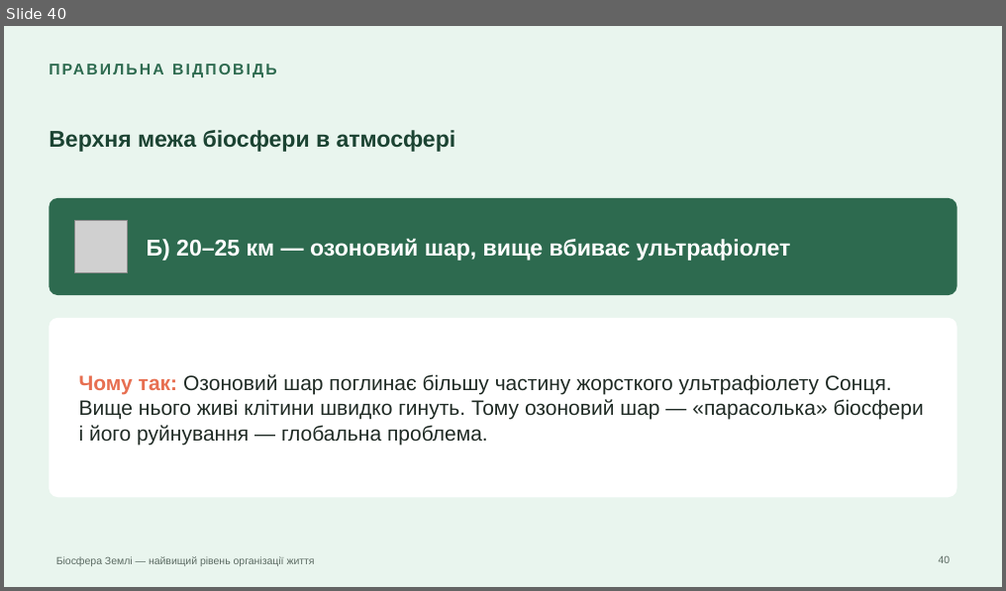
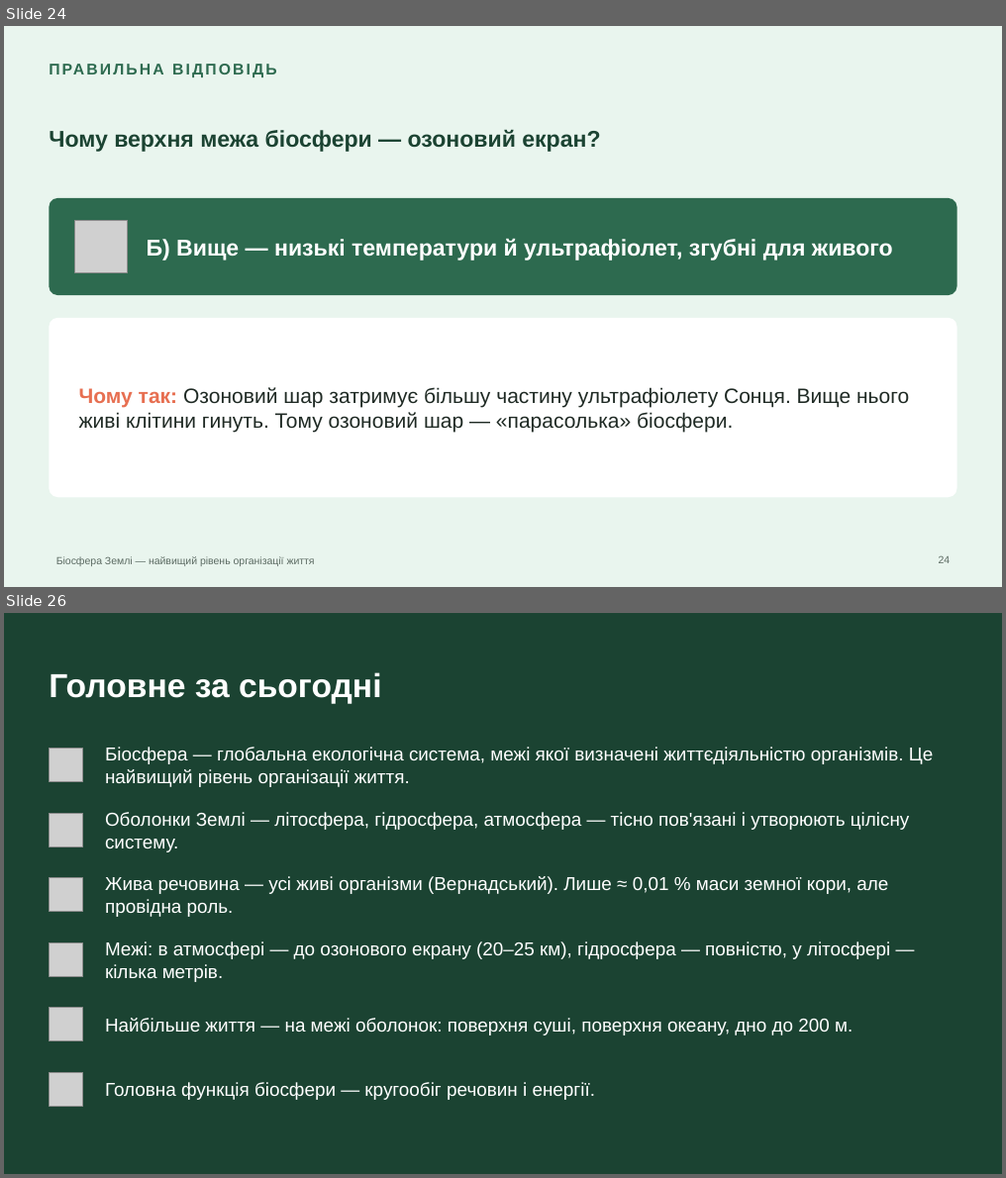
Before and after one commit to batalovatetyana-boop/-1, a slide deck: presentations/00_Біосфера_Землі.pptx. Shown one above the other, each under a label of ours: slide 40 before the commit, slides 24 and 26 after it; the slides between them are not shown. The pictures are 1006x591 and 1006x1178 pixels, drawn with LibreOffice and Linux fonts; fonts in the diff are those of the drawing; grey boxes stand for pictures. Boxes give left, top, right and bottom in pixels: in the first picture for what was removed or moved away, otherwise in the second. Text is boxed around its words. In the diff, an @@ line names an element or a change of style, - is before the commit and + after.

```diff
--- a/presentations/00_Біосфера_Землі.pptx
+++ b/presentations/00_Біосфера_Землі.pptx
@@ slide 26 added at [4, 613, 1002, 1174], background #1B4332 @@
@@ text added at [49, 672, 381, 704], 32 pt, text #FFFFFF, bold @@
+Головне за сьогодні
@@ picture added at [49, 749, 82, 782] @@
@@ text added at [105, 747, 933, 787], 18 pt, text #FFFFFF @@
+Біосфера — глобальна екологічна система, межі якої визначені життєдіяльністю організмів. Це найвищий рівень організації життя.
@@ picture added at [49, 813, 82, 847] @@
@@ text added at [105, 812, 910, 853], 18 pt, text #FFFFFF @@
+Оболонки Землі — літосфера, гідросфера, атмосфера — тісно пов'язані і утворюють цілісну систему.
@@ picture added at [49, 878, 82, 912] @@
@@ text added at [105, 876, 888, 917], 18 pt, text #FFFFFF @@
+Жива речовина — усі живі організми (Вернадський). Лише ≈ 0,01 % маси земної кори, але провідна роль.
@@ picture added at [49, 943, 82, 977] @@
@@ text added at [105, 942, 890, 982], 18 pt, text #FFFFFF @@
+Межі: в атмосфері — до озонового екрану (20–25 км), гідросфера — повністю, у літосфері — кілька метрів.
@@ picture added at [49, 1008, 82, 1042] @@
@@ text added at [105, 1018, 852, 1036], 18 pt, text #FFFFFF @@
+Найбільше життя — на межі оболонок: поверхня суші, поверхня океану, дно до 200 м.
@@ picture added at [49, 1072, 82, 1106] @@
@@ text added at [105, 1082, 596, 1100], 18 pt, text #FFFFFF @@
+Головна функція біосфери — кругообіг речовин і енергії.
@@ what was slide 40 is now slide 24 @@
@@ slide 24 changed as well @@
@@ text at [49, 130, 600, 152]: text changed @@
-Верхня межа біосфери в атмосфері
+Чому верхня межа біосфери — озоновий екран?
@@ text at [147, 239, 893, 261]: text changed @@
-Б) 20–25 км — озоновий шар, вище вбиває ультрафіолет
+Б) Вище — низькі температури й ультрафіолет, згубні для живого
@@ text at [79, 387, 909, 433]: text changed @@
-Чому так: Озоновий шар поглинає більшу частину жорсткого ультрафіолету Сонця. Вище нього живі клітини швидко гинуть. Тому озоновий шар — «парасолька» біосфери і його руйнування — глобальна проблема.
+Чому так: Озоновий шар затримує більшу частину ультрафіолету Сонця. Вище нього живі клітини гинуть. Тому озоновий шар — «парасолька» біосфери.
@@ page number at [939, 556, 950, 564]: text changed @@
-40
+24
```
Also in this commit, not shown: 13 other slides changed, 13 other slides added, 30 slides removed, 2 other files.
